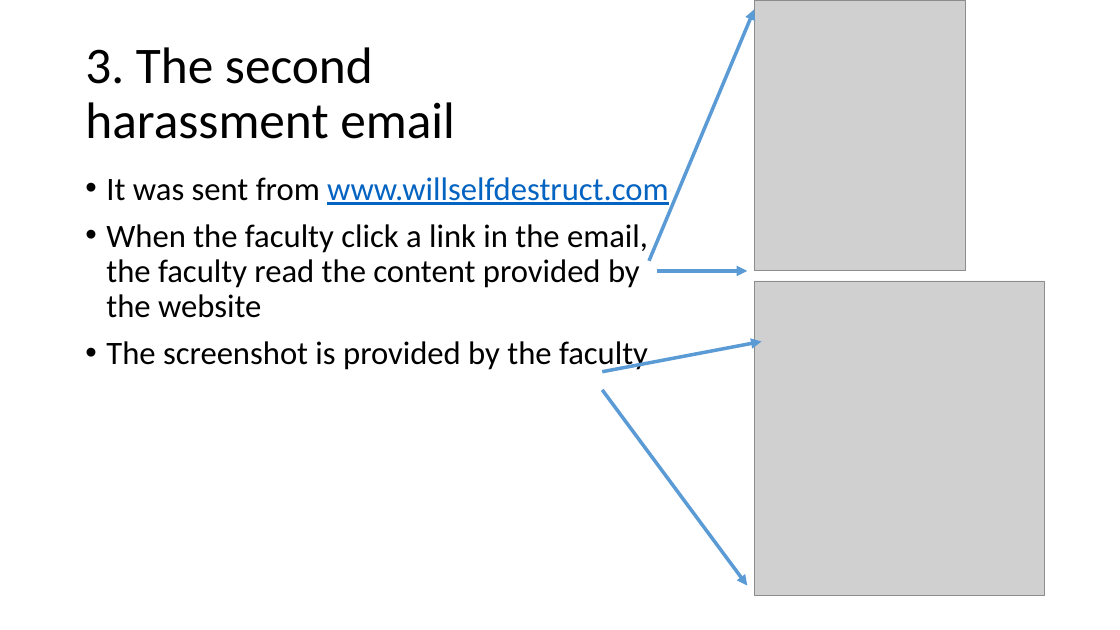
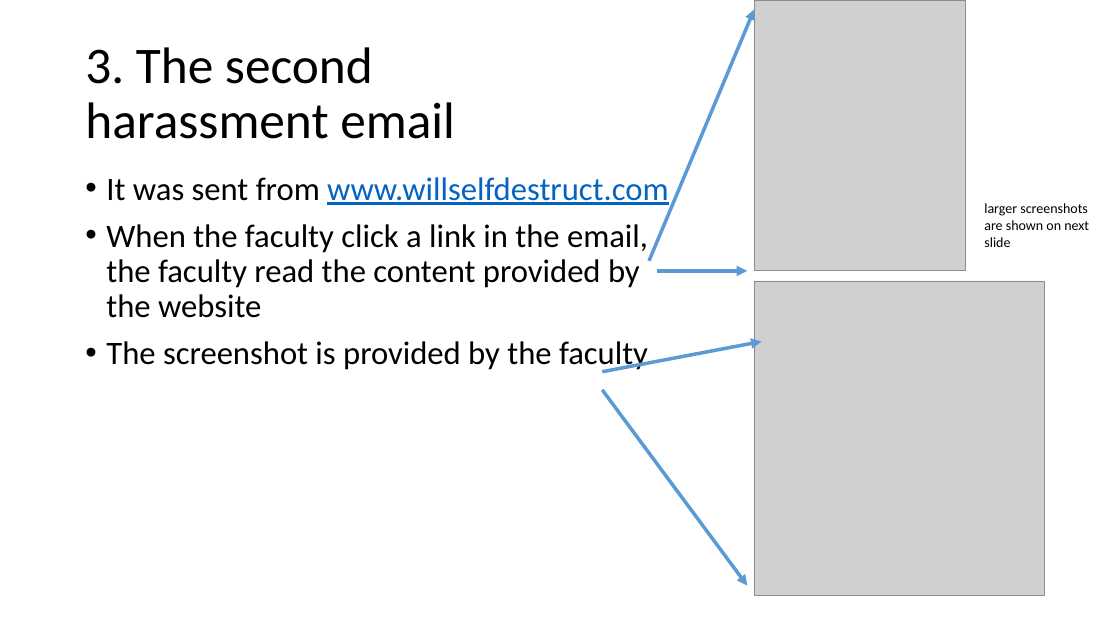
Before and after one commit to frankwxu/digital-forensics-lab, a slide deck: slide 10 of Email_Harassment/0_Investigate_Harassment_Email_Wireshark.pptx (slide 7 before the commit). Drawn at 1120x630 pixels with LibreOffice and Linux fonts; fonts in the diff are those of the drawing; grey boxes stand for pictures; background and template pictures are left out. Boxes give left, top, right and bottom in pixels: in the first picture for what was removed or moved away, otherwise in the second. Text is boxed around its words. In the diff, an @@ line names an element or a change of style, - is before the commit and + after.

Commit message:
Improved Email Harassment with tshark investigation

```diff
--- a/Email_Harassment/0_Investigate_Harassment_Email_Wireshark.pptx
+++ b/Email_Harassment/0_Investigate_Harassment_Email_Wireshark.pptx
@@ text added at <box>984,203,1089,247</box>, 12 pt, text #000000 @@
+larger screenshots are shown on next slide
```
Also in this commit, not shown: 2 other slides changed, 3 slides added.
